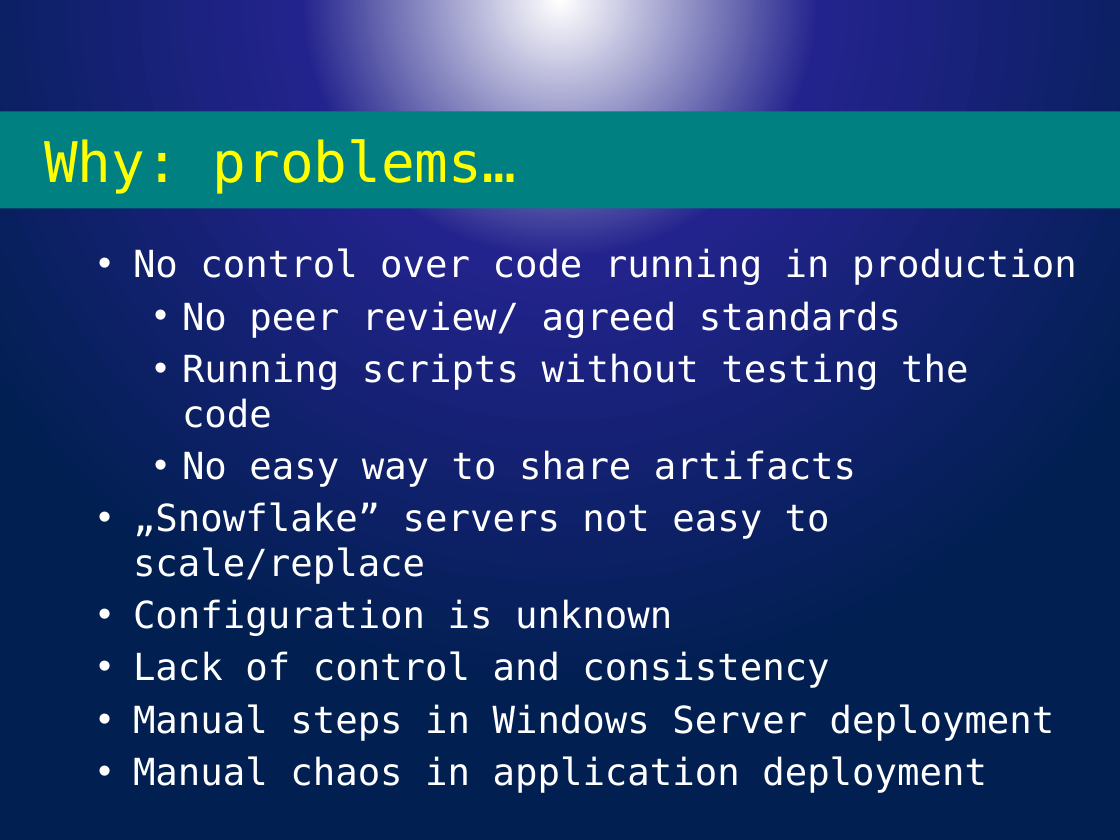
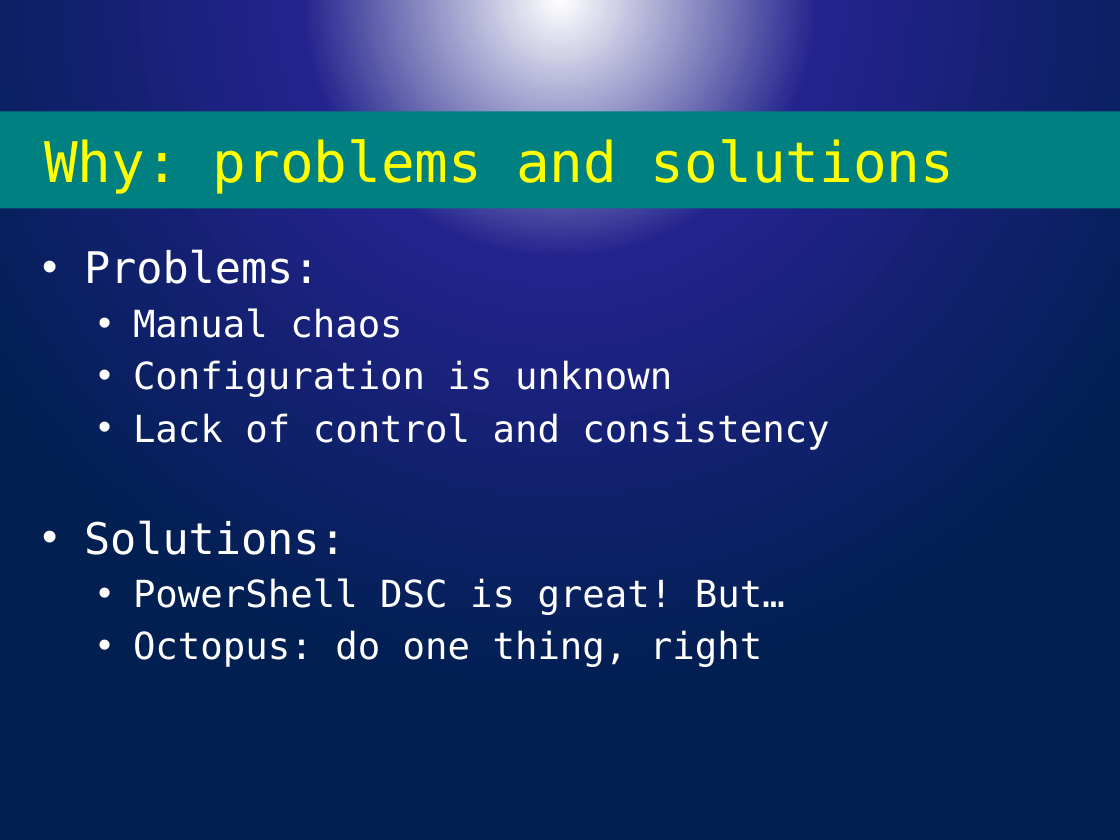
Before and after one commit to psconfeu/2016, a slide deck: slide 5 of Bartek Bielawski/DscOctopus/DSC and Octopus.pptx. Drawn at 1120x840 pixels with LibreOffice and Linux fonts; fonts in the diff are those of the drawing; background and template pictures are left out. Boxes give left, top, right and bottom in pixels: in the first picture for what was removed or moved away, otherwise in the second. Text is boxed around its words. In the diff, an @@ line names an element or a change of style, - is before the commit and + after.

```diff
--- a/Bartek Bielawski/DscOctopus/DSC and Octopus.pptx
+++ b/Bartek Bielawski/DscOctopus/DSC and Octopus.pptx
@@ title at [44,139,954,193]: text changed @@
-Why: problems…
+Why: problems and solutions
@@ text at [84,249,402,338]: text changed @@
-  • No control over code running in production
-    • No peer review/ agreed standards
-    • Running scripts without testing the code
-    • No easy way to share artifacts
-  • „Snowflake” servers not easy to scale/replace
+• Problems:
+  • Manual chaos
@@ text at [84,520,785,667]: text changed @@
-  • Manual steps in Windows Server deployment
-  • Manual chaos in application deployment
+• Solutions:
+  • PowerShell DSC is great! But…
+  • Octopus: do one thing, right
```
Also in this commit, not shown: 1 other slide changed, 3 slides removed.
